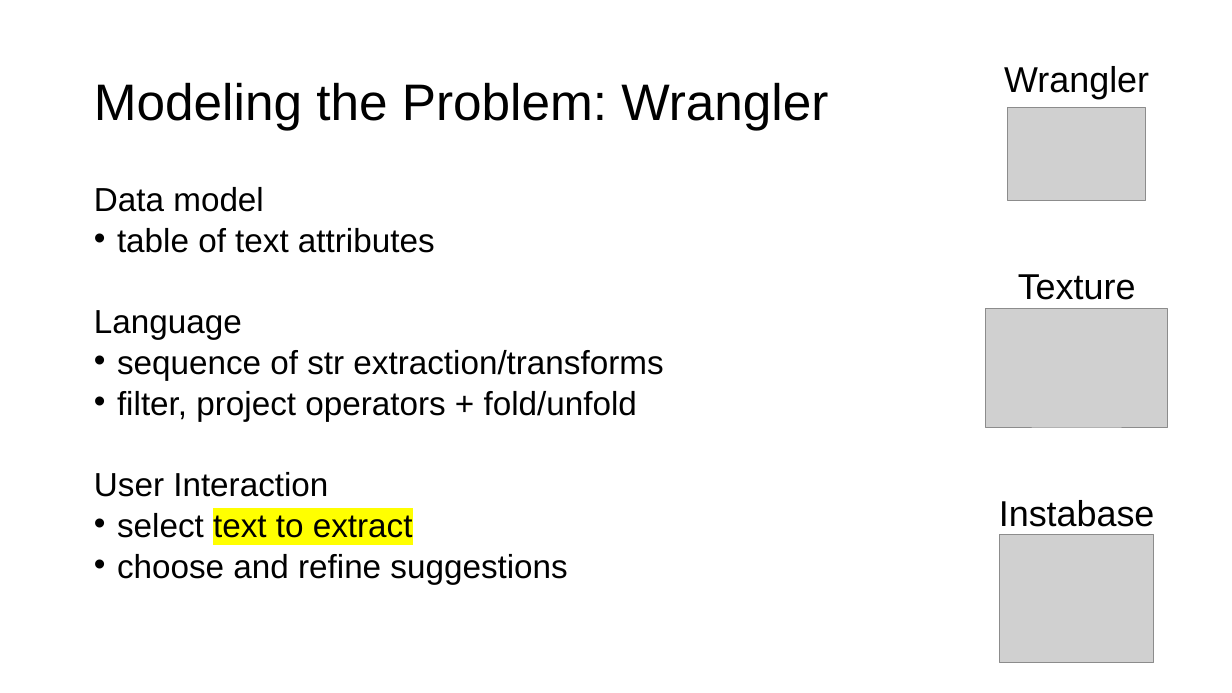
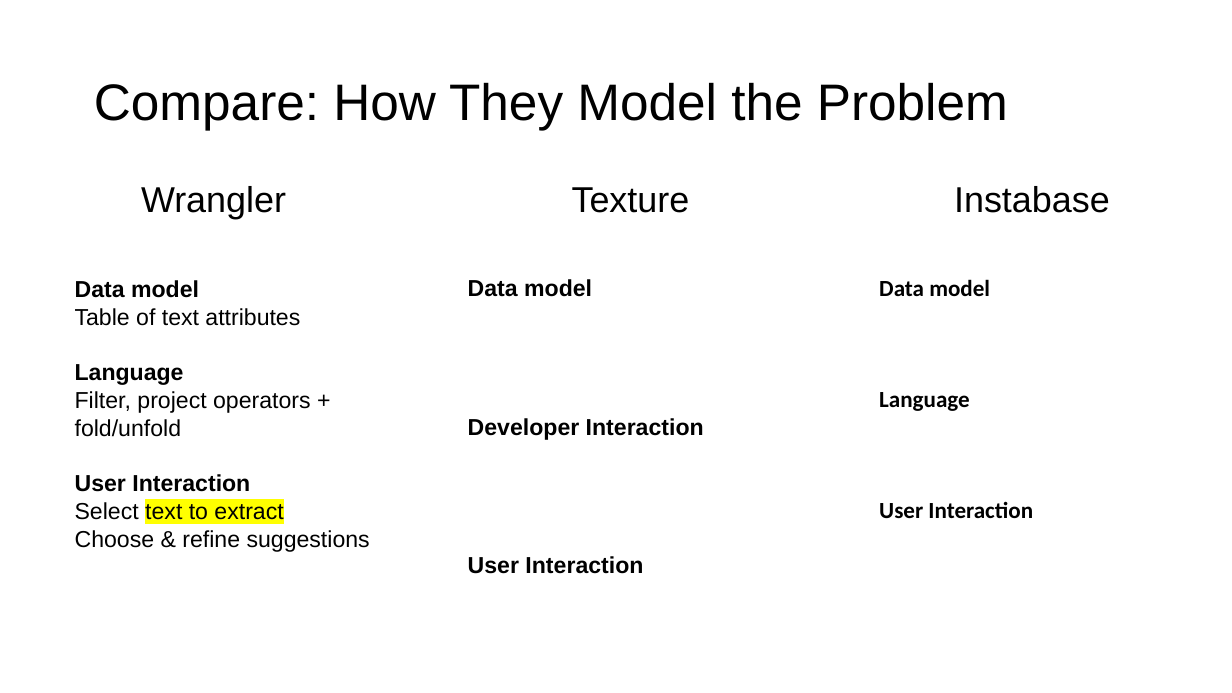
Before and after one commit to columbiaviz/columbiaviz.github.io, a slide deck: slide 26 of 2020s_w6998/lecs/11_text.pptx (slide 25 before the commit). Drawn at 1232x693 pixels with LibreOffice and Linux fonts; fonts in the diff are those of the drawing; grey boxes stand for pictures. Boxes give left, top, right and bottom in pixels: in the first picture for what was removed or moved away, otherwise in the second. Text is boxed around its words. In the diff, an @@ line names an element or a change of style, - is before the commit and + after.

```diff
--- a/2020s_w6998/lecs/11_text.pptx
+++ b/2020s_w6998/lecs/11_text.pptx
@@ title at [94, 82, 1008, 130]: text changed @@
-Modeling the Problem: Wrangler
+Compare: How They Model the Problem
@@ picture removed at [1008, 107, 1146, 201] @@
@@ text "Wrangler": place and size @@
-text "Wrangler" at [1004, 66, 1149, 99]
+text "Wrangler" at [141, 186, 286, 219]
@@ text "Texture": place and size @@
-text "Texture" at [1018, 274, 1136, 300]
+text "Texture" at [572, 187, 690, 213]
@@ text "Instabase": place and size @@
-text "Instabase" at [999, 500, 1155, 527]
+text "Instabase" at [954, 186, 1110, 213]
@@ text "Data model": place and size @@
-text "Data model" at [94, 187, 663, 584]
+text "Data model" at [75, 280, 370, 552]
@@ text at [75, 280, 250, 492]: size 25.9 to 18 pt, bold on in "Data model", "Language", "User Interaction"; line spacing 0.7 to 1; less space between paragraphs @@
@@ text added at [468, 279, 704, 574], 18 pt, text #000000, bold @@
+Data model
+Developer Interaction
+User Interaction
@@ text added at [879, 279, 1033, 518], 18 pt, text #000000, bold @@
+Data model
+Language
+User Interaction
@@ text at [75, 308, 300, 326]: text changed; size 25.9 to 18 pt @@
-• table of text attributes
+Table of text attributes
@@ picture removed at [986, 309, 1167, 427] @@
@@ text at [75, 391, 311, 437]: text changed; size 25.9 to 18 pt @@
-• sequence of str extraction/transforms
-• filter, project operators + fold/unfold
+Filter, project operators + fold/unfold
@@ text at [75, 502, 370, 552]: text changed; size 25.9 to 18 pt @@
-• select text to extract
-• choose and refine suggestions
+Select text to extract
+Choose & refine suggestions
@@ picture removed at [1000, 534, 1154, 663] @@
```
Also in this commit, not shown: 1 other slide changed, 7 slides added, 3 slides removed.
